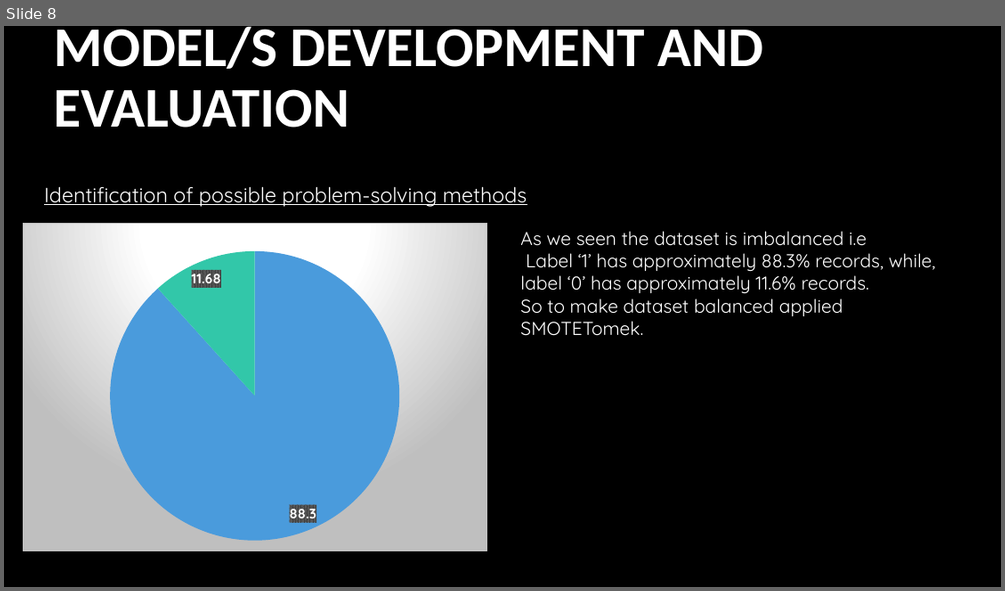
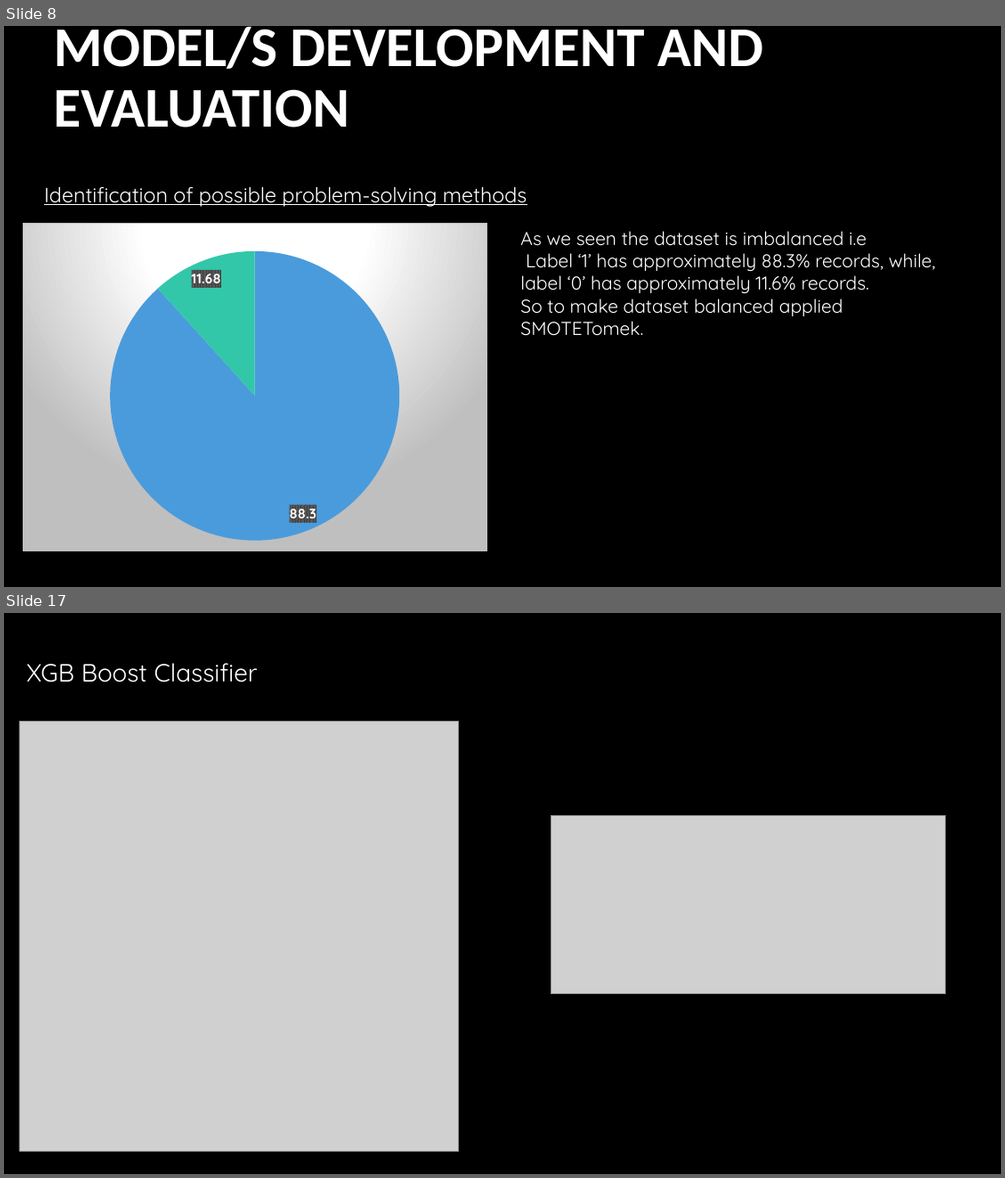
Before and after one commit to devanshusuri/Fliprobo-Assignments, a slide deck: Micro-Credit-Defaulter/Presentation1 (1).pptx. Shown one above the other, each under a label of ours: slide 8 before the commit, slides 8 and 17 after it; the slides between them are not shown. The pictures are 1005x591 and 1005x1178 pixels, drawn with LibreOffice and Linux fonts; fonts in the diff are those of the drawing; grey boxes stand for pictures; background and template pictures are left out. Boxes give left, top, right and bottom in pixels: in the first picture for what was removed or moved away, otherwise in the second. Text is boxed around its words. In the diff, an @@ line names an element or a change of style, - is before the commit and + after.

```diff
--- a/Micro-Credit-Defaulter/Presentation1 (1).pptx
+++ b/Micro-Credit-Defaulter/Presentation1 (1).pptx
@@ slide 17 added at [4, 613, 1001, 1174], background #000000 @@
@@ text added at [26, 663, 258, 682], 24 pt, text #FFFFFF @@
+XGB Boost Classifier
@@ picture added at [19, 722, 459, 1151] @@
@@ picture added at [550, 815, 946, 994] @@
```
Also in this commit, not shown: 2 slides changed, 12 other slides added, 11 slides removed.
